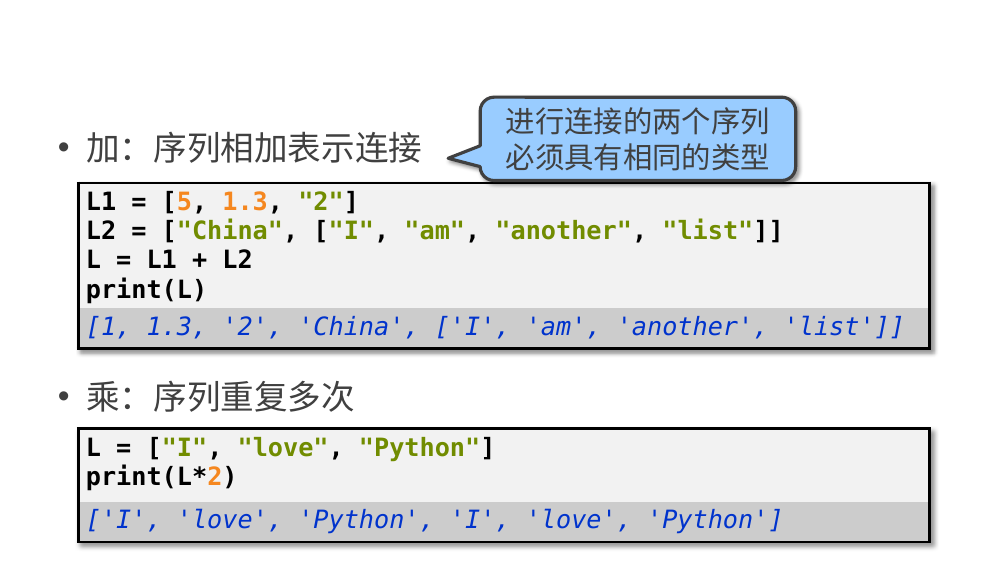
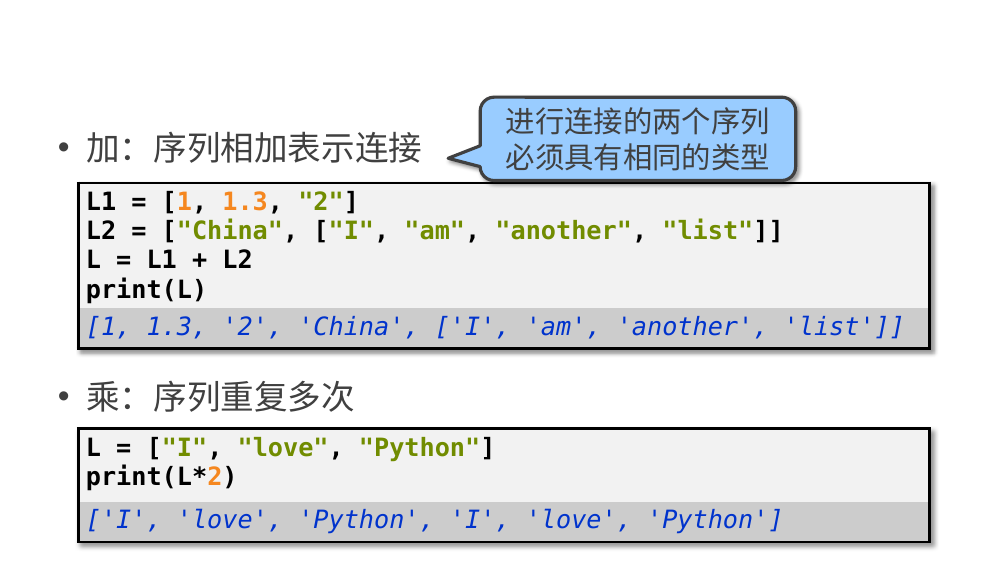
Before and after one commit to edu2act/course-computerIntroduction, a slide deck: slide 64 of materials/slides/ch03.pptx. Drawn at 1008x567 pixels with LibreOffice and Linux fonts; fonts in the diff are those of the drawing; background and template pictures are left out. Boxes give left, top, right and bottom in pixels: in the first picture for what was removed or moved away, otherwise in the second. Text is boxed around its words. In the diff, an @@ line names an element or a change of style, - is before the commit and + after.

```diff
--- a/materials/slides/ch03.pptx
+++ b/materials/slides/ch03.pptx
@@ table at [79,183,930,352] @@
@@ row 1, column 1: "L1 = [5, 1.3, "2"] / L2 = ["China", ["I", "am", "another", "list"]] / L = L1 + L2 / print(L)" to "L1 = [1, 1.3, "2"] / L2 = ["China", ["I", "am", "another", "list"]] / L = L1 + L2 / print(L)" @@
```
Also in this commit, not shown: 4 other slides changed, 1 other file.
